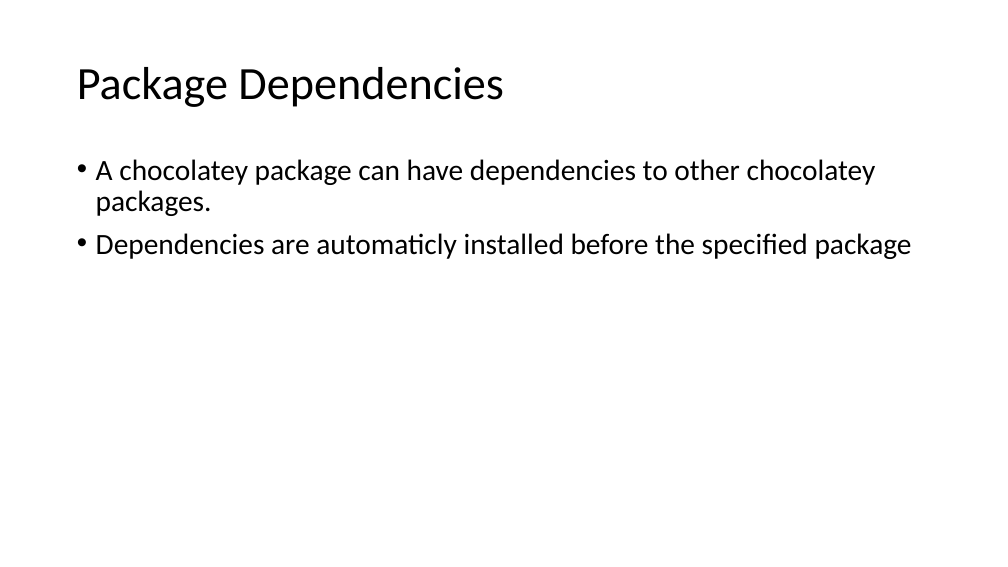
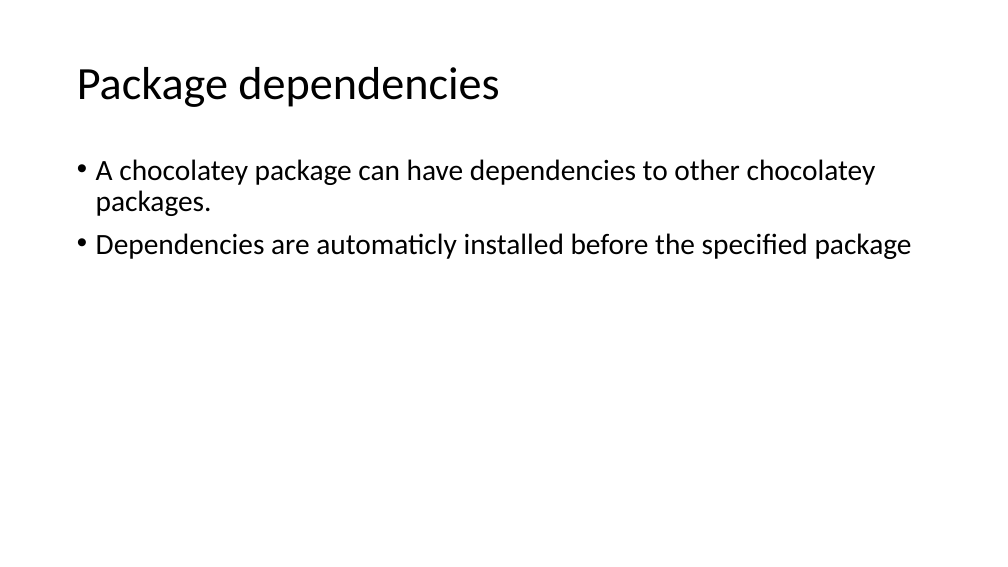
Before and after one commit to DIPSAS/InstallationTech, a slide deck: slide 22 of docs/InstallationCourse.pptx (slide 21 before the commit). Drawn at 1008x567 pixels with LibreOffice and Linux fonts; fonts in the diff are those of the drawing. Boxes give left, top, right and bottom in pixels: in the first picture for what was removed or moved away, otherwise in the second. Text is boxed around its words. In the diff, an @@ line names an element or a change of style, - is before the commit and + after.

Commit message:
Updated with slides about dependencies

```diff
--- a/docs/InstallationCourse.pptx
+++ b/docs/InstallationCourse.pptx
@@ title at bbox=[77, 67, 499, 107]: text changed @@
-Package Dependencies
+Package dependencies
```
Also in this commit, not shown: 12 other slides changed, 5 slides added.
